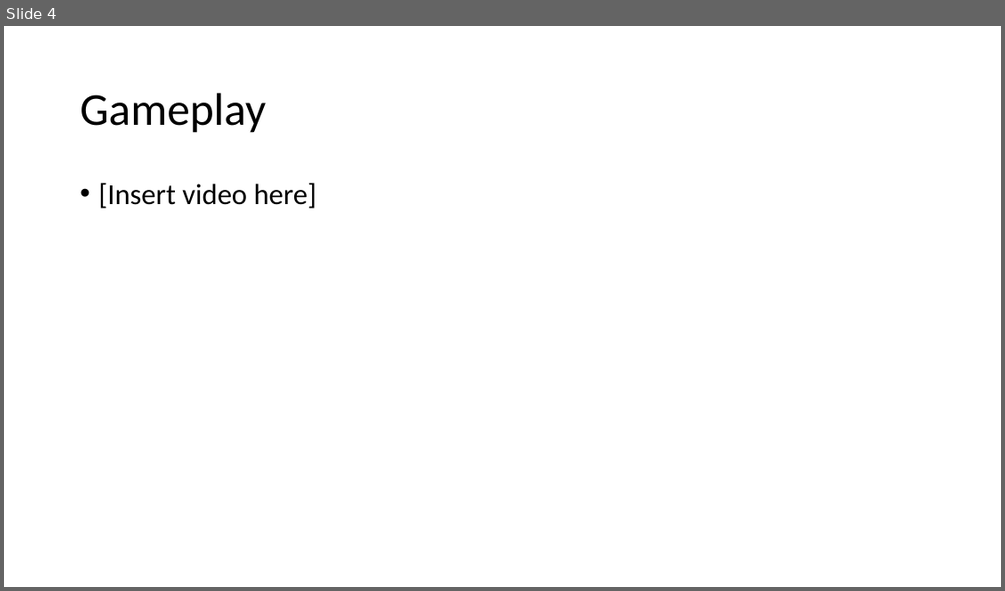
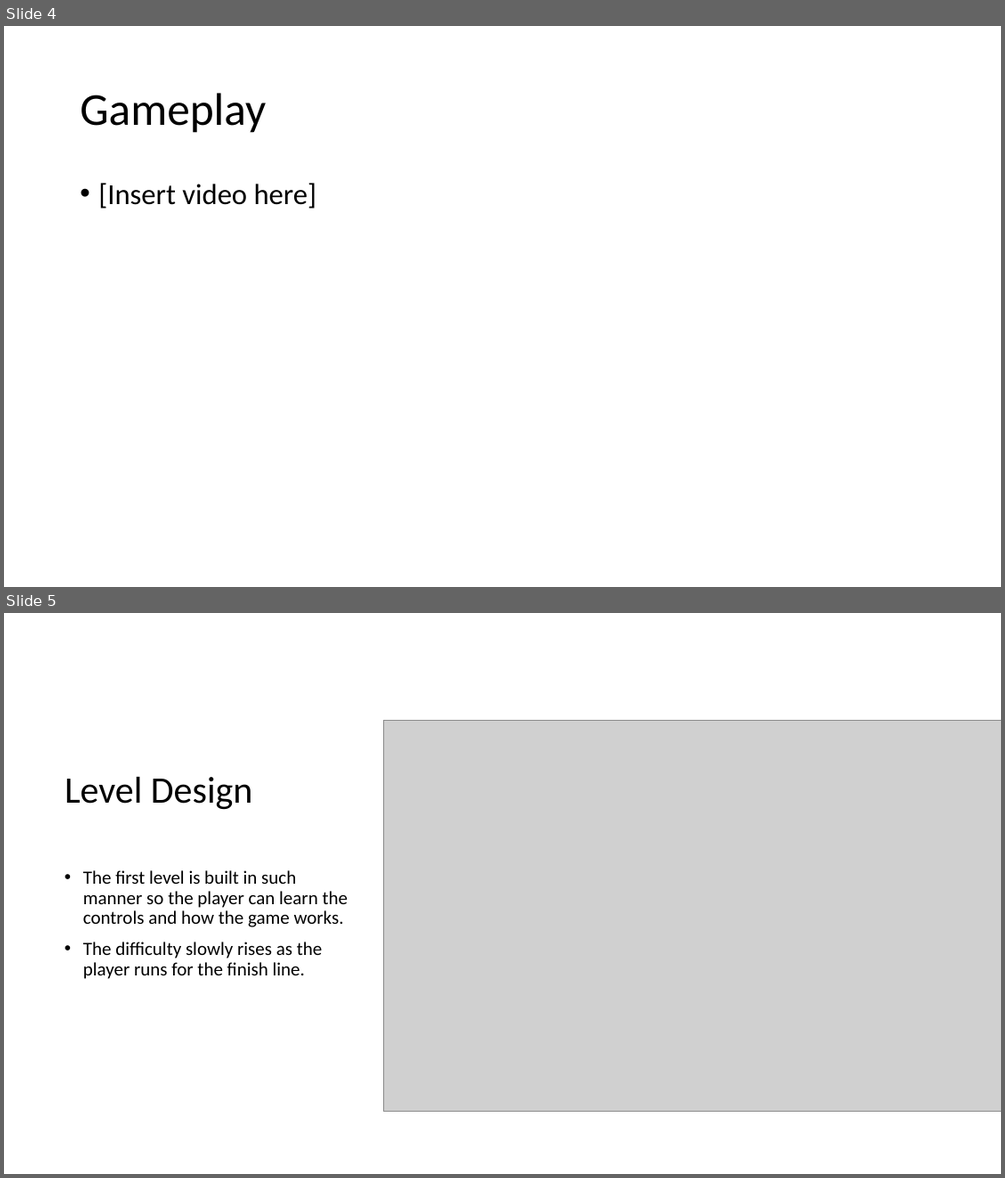
Before and after one commit to UoSGroupProjects1819/mgp-team-6, a slide deck: Presentations/MVP/Group 6 MVP Pitch.pptx. Shown one above the other, each under a label of ours: slide 4 before the commit, slides 4 and 5 after it. The pictures are 1005x591 and 1005x1178 pixels, drawn with LibreOffice and Linux fonts; fonts in the diff are those of the drawing; grey boxes stand for pictures. Boxes give left, top, right and bottom in pixels: in the first picture for what was removed or moved away, otherwise in the second. Text is boxed around its words. In the diff, an @@ line names an element or a change of style, - is before the commit and + after.

Commit message:
Update

```diff
--- a/Presentations/MVP/Group 6 MVP Pitch.pptx
+++ b/Presentations/MVP/Group 6 MVP Pitch.pptx
@@ slide 5 added at <box>4,613,1001,1174</box>, background #FFFFFF @@
@@ picture added at <box>383,720,1001,1111</box> @@
@@ title added at <box>65,777,253,810</box>, 36 pt, text #000000 @@
+Level Design
@@ text added at <box>83,870,348,979</box>, 18 pt, text #000000 @@
+• The first level is built in such manner so the player can learn the controls and how the game works.
+• The difficulty slowly rises as the player runs for the finish line.
```
